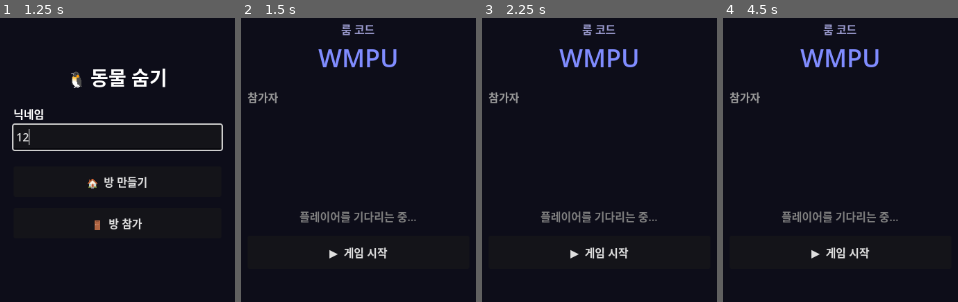
Above: before the commit, frames 1-4 (left to right).
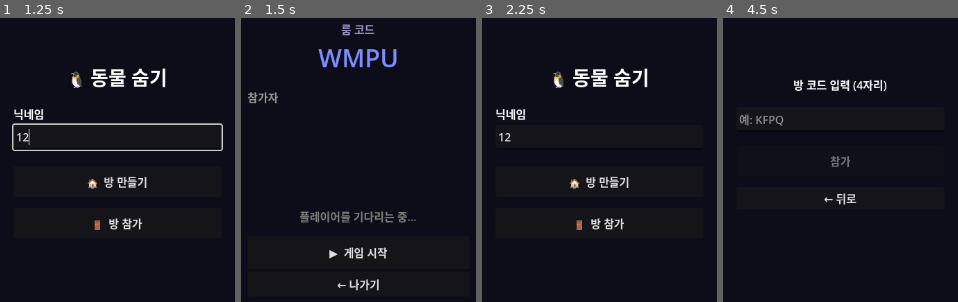
Above: after the commit, the same moments.

Repository: Leewang31/SP-Ai_Agent_Game_V1
Game: Godot game, scene res://scenes/Lobby.tscn
The game is run twice, just before and just after one commit, with the same random seed, the same clock (stepped at 60 frames per second) and the same inputs.
Inputs (mouse positions are in pixels of both pictures, inside the frame that each line leads up to):
- Up to frame 1 (1.25 s): click (117, 137) at 0.52 s; type "12" at 0.6 s
- Up to frame 2 (1.5 s): click "🏠 방 만들기" at 1.25 s
- Up to frame 3 (2.25 s): click (599, 284) at 2 s, where only the run after the commit has a clickable "← 나가기"
- Up to frame 4 (4.5 s): click (840, 250) at 2.75 s, where only the run before the commit has a clickable "▶ 게임 시작"; click (840, 250) at 3.5 s, where only the run before the commit has a clickable "▶ 게임 시작"; click (840, 222) at 4.25 s, where only the run after the commit has a clickable "🚪 방 참가"

Frame 1 is identical in both runs. In frame 2, 0.3% of the frame differs, in the area x 40-59%, y 91-97%; in frame 3, 5.8%, in the area x 2-75%, y 2-85%; in frame 4, 4.8%.

Commit message:
fix: 대기실 강제 종료 제거, 나가기 버튼 추가
- timeout 시 leave_room() 제거 → 메시지만 표시
- 대기실에 "나가기" 버튼 추가 (방장/게스트 모두)
- debug log 제거

Co-Authored-By: Claude Sonnet 4.6 <noreply@anthropic.com>

Diff:
--- a/output/godot-project/scripts/LobbyManager.gd
+++ b/output/godot-project/scripts/LobbyManager.gd
@@ -51,11 +51,9 @@
 		if _join_timer >= JOIN_TIMEOUT:
 			_join_checking = false
 			_join_timer    = 0.0
+			# 방장 없으면 안내만 — 강제 종료 없이 유저가 직접 나가기 선택
 			if NetworkManager.get_current_player_count() <= 1:
-				NetworkManager.leave_room()
-				_error_label.text    = "방을 찾을 수 없습니다."
-				_error_label.visible = true
-				_show_menu()
+				_status_label.text = "방장을 찾을 수 없습니다. 코드를 확인하세요."
 
 # ─── UI 빌드 ─────────────────────────────────────
 func _build_ui() -> void:
@@ -193,6 +191,12 @@
 	_start_btn.visible = false
 	_start_btn.pressed.connect(_on_start_pressed)
 	_waiting_panel.add_child(_start_btn)
+
+	var leave_btn := Button.new()
+	leave_btn.text = "← 나가기"
+	leave_btn.custom_minimum_size = Vector2(0, 36)
+	leave_btn.pressed.connect(_on_leave_waiting)
+	_waiting_panel.add_child(leave_btn)
 
 # ─── 패널 전환 ────────────────────────────────────
 func _show_menu() -> void:
@@ -252,6 +256,12 @@
 	if _is_host:
 		NetworkManager.send_game_start()
 
+func _on_leave_waiting() -> void:
+	NetworkManager.leave_room()
+	_join_checking = false
+	_join_timer    = 0.0
+	_show_menu()
+
 func _on_player_list_updated(players: Array) -> void:
 	for child in _player_list.get_children():
 		child.queue_free()
